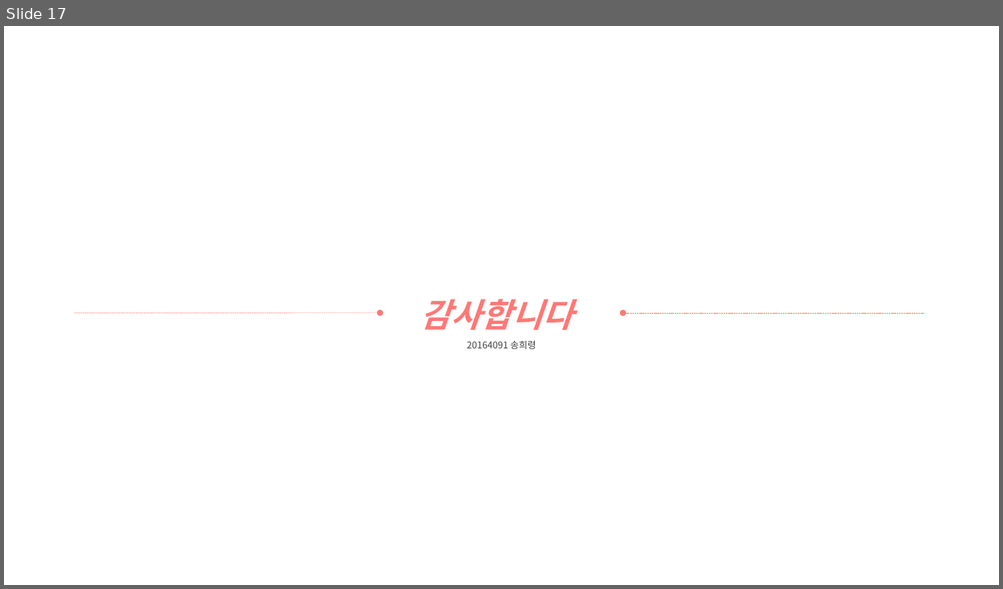
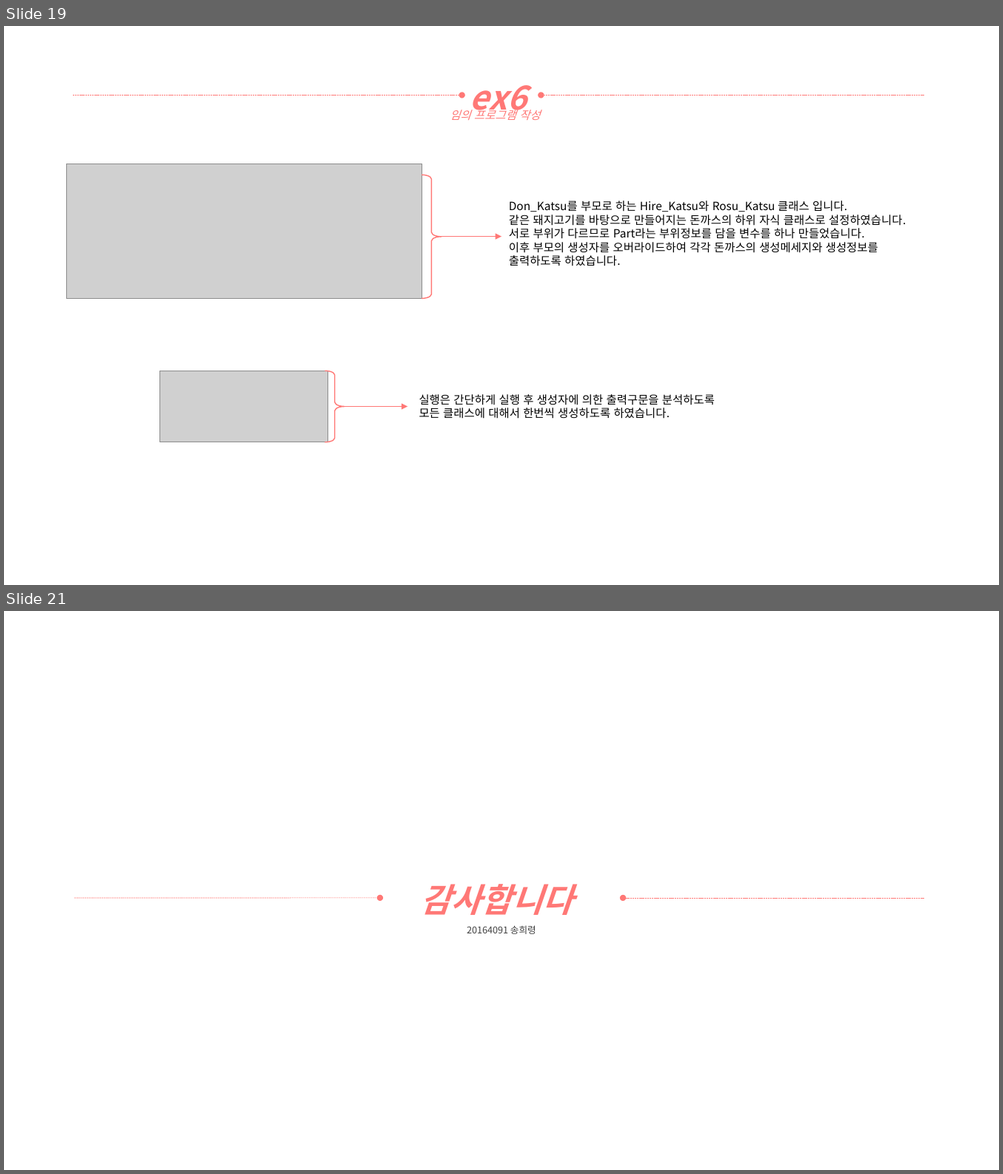
Before and after one commit to yooatom2200/Programing_Base_2, a slide deck: 1장/20164091-송희령-7주차 과제1.pptx. Shown one above the other, each under a label of ours: slide 17 before the commit, slides 19 and 21 after it; the slides between them are not shown. The pictures are 1003x589 and 1003x1174 pixels, drawn with LibreOffice and Linux fonts; fonts in the diff are those of the drawing; grey boxes stand for pictures. Boxes give left, top, right and bottom in pixels: in the first picture for what was removed or moved away, otherwise in the second. Text is boxed around its words. In the diff, an @@ line names an element or a change of style, - is before the commit and + after.

```diff
--- a/1장/20164091-송희령-7주차 과제1.pptx
+++ b/1장/20164091-송희령-7주차 과제1.pptx
@@ slide 19 added at [4,26,999,585], background #FFFFFF @@
@@ text added at [469,85,526,118], 32 pt, text #FF7876, bold, italic @@
+ex6
@@ arrow added from (73, 96) to (462, 96), #FF7876 0.5 pt dashed @@
@@ text added at [449,107,540,120], 11 pt, text #FF7876, italic @@
+임의 프로그램 작성
@@ arrow added from (924, 96) to (541, 96), #FF7876 0.5 pt dashed @@
@@ picture added at [67,164,423,298] @@
@@ right brace added at [422,175,441,299], outline #FF7876 1 pt @@
@@ text added at [509,201,905,266], 11 pt, text #000000 @@
+Don_Katsu를 부모로 하는 Hire_Katsu와 Rosu_Katsu 클래스 입니다.
+같은 돼지고기를 바탕으로 만들어지는 돈까스의 하위 자식 클래스로 설정하였습니다.
+서로 부위가 다르므로 Part라는 부위정보를 담을 변수를 하나 만들었습니다.
+이후 부모의 생성자를 오버라이드하여 각각 돈까스의 생성메세지와 생성정보를
+출력하도록 하였습니다.
@@ arrow added from (438, 236) to (502, 236), #FF7876 1 pt @@
@@ picture added at [160,372,328,443] @@
@@ right brace added at [325,372,344,443], outline #FF7876 1 pt @@
@@ text added at [419,395,714,419], 11 pt, text #000000 @@
+실행은 간단하게 실행 후 생성자에 의한 출력구문을 분석하도록
+모든 클래스에 대해서 한번씩 생성하도록 하였습니다.
@@ arrow added from (344, 406) to (407, 406), #FF7876 1 pt @@
@@ what was slide 17 is now slide 21 @@
```
Also in this commit, not shown: 3 other slides added, 2 other files.
